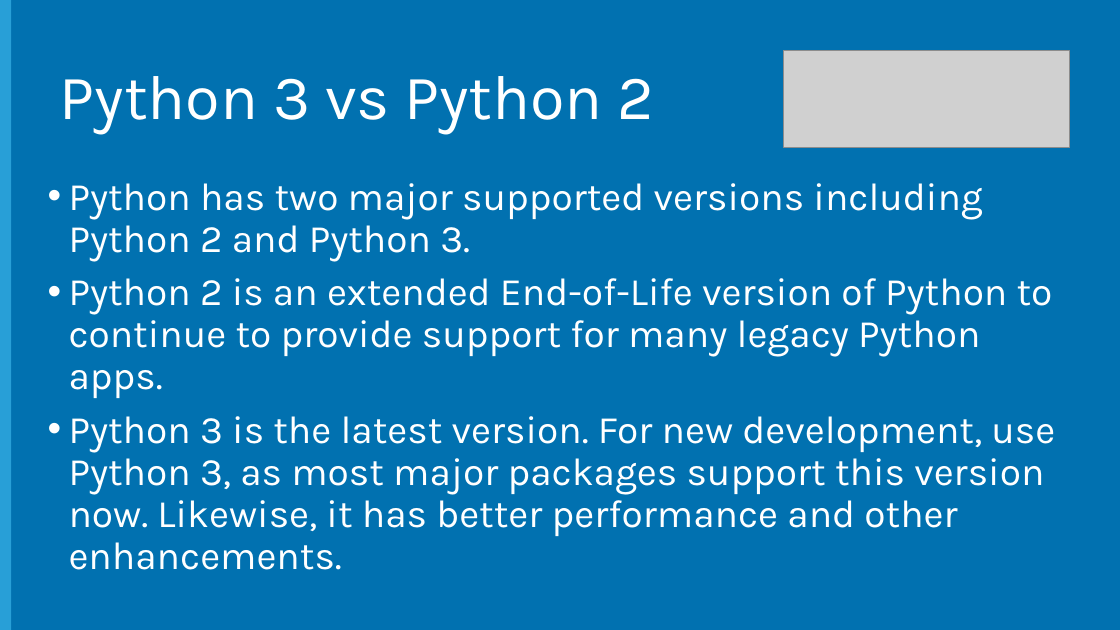
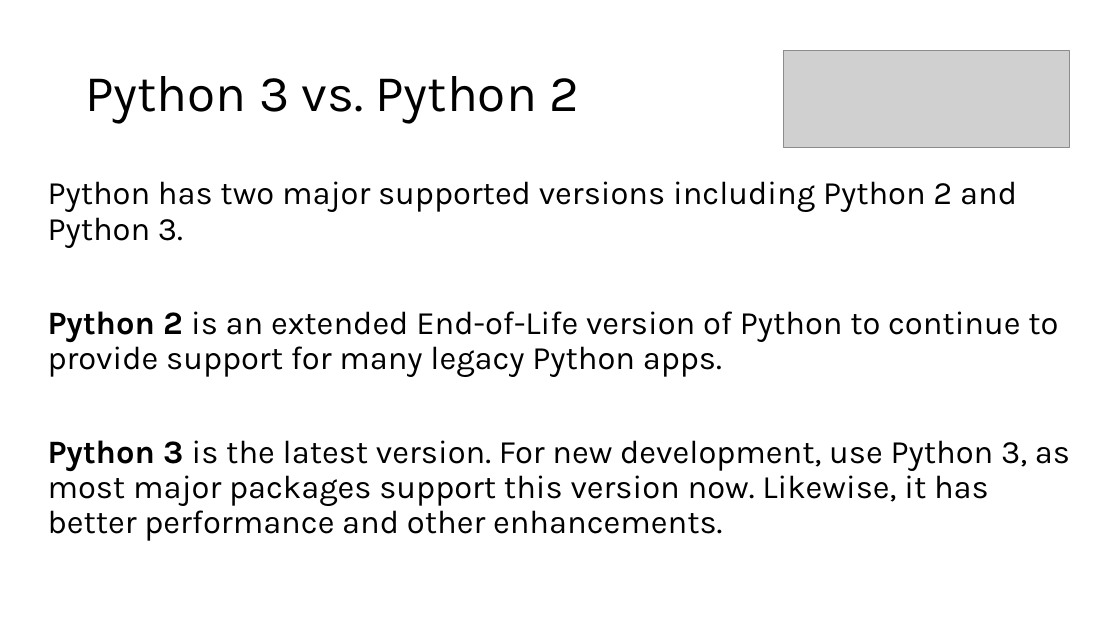
Before and after one commit to jorge2412/DataLake2, a slide deck: slide 15 of Open Dev Framework/Python/Session 1 - Introduction and Slides (Draft)/Introduction to Python.pptx (slide 16 before the commit). Drawn at 1120x630 pixels with LibreOffice and Linux fonts; fonts in the diff are those of the drawing; grey boxes stand for pictures; background and template pictures are left out. Boxes give left, top, right and bottom in pixels: in the first picture for what was removed or moved away, otherwise in the second. Text is boxed around its words. In the diff, an @@ line names an element or a change of style, - is before the commit and + after.

Commit message:
Updated Python lab

```diff
--- a/Open Dev Framework/Python/Session 1 - Introduction and Slides (Draft)/Introduction to Python.pptx
+++ b/Open Dev Framework/Python/Session 1 - Introduction and Slides (Draft)/Introduction to Python.pptx
@@ background #0171B0 to #FFFFFF @@
@@ rectangle removed at <box>0,0,11,630</box> @@
@@ title at <box>85,76,579,123</box>: text changed; size 54 to 44 pt; text colour #FFFFFF to #000000 @@
-Python 3 vs Python 2
+Python 3 vs. Python 2
@@ text "Python has two major supported ..." at <box>48,181,1070,541</box>: size 33.3 to 28 pt, text colour #FFFFFF to #000000; bold on in "Python 2", "Python 3"; bullet • to none @@
```
Also in this commit, not shown: 18 other slides changed, 2 slides added, 3 slides removed, 14 other files.
